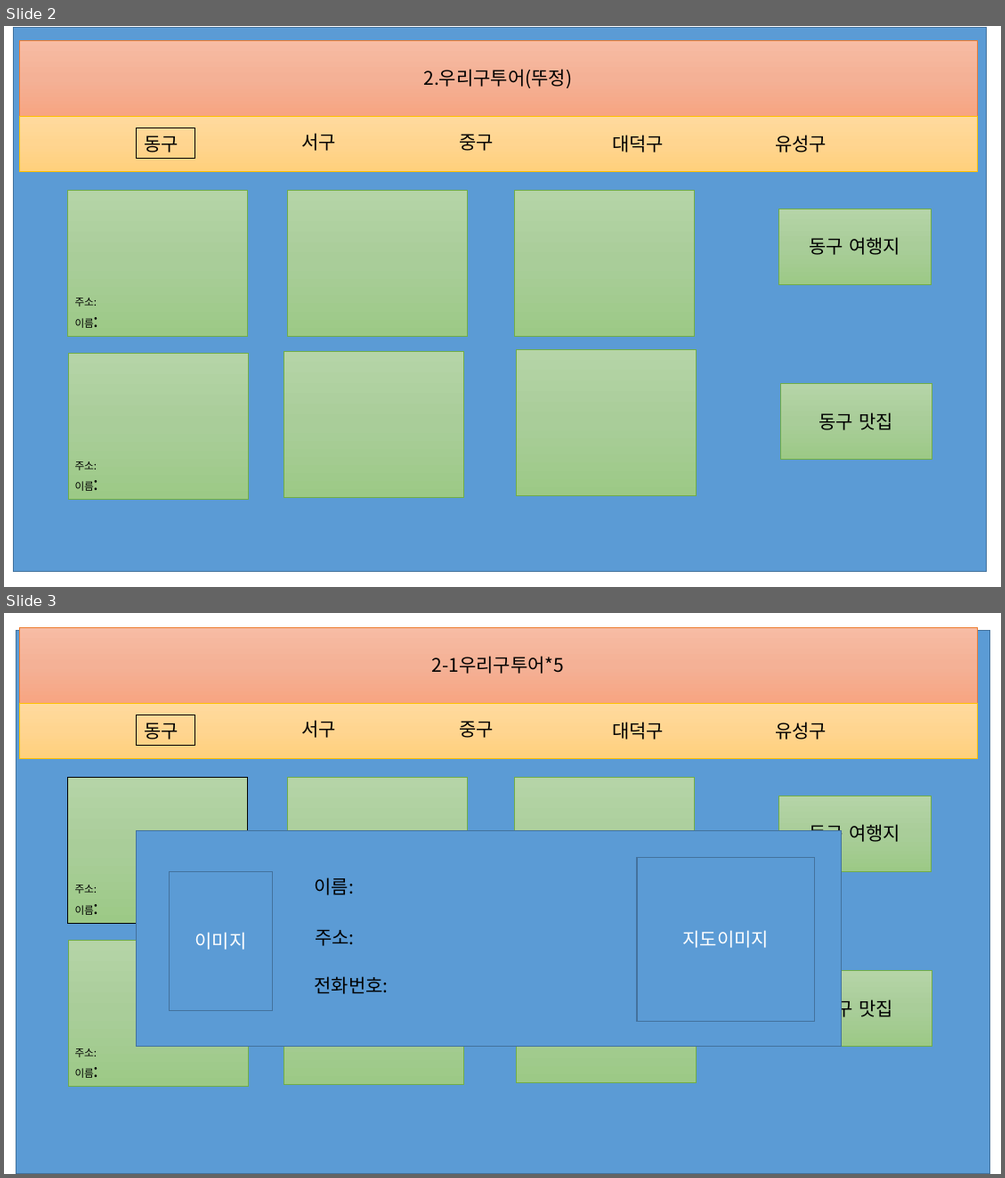
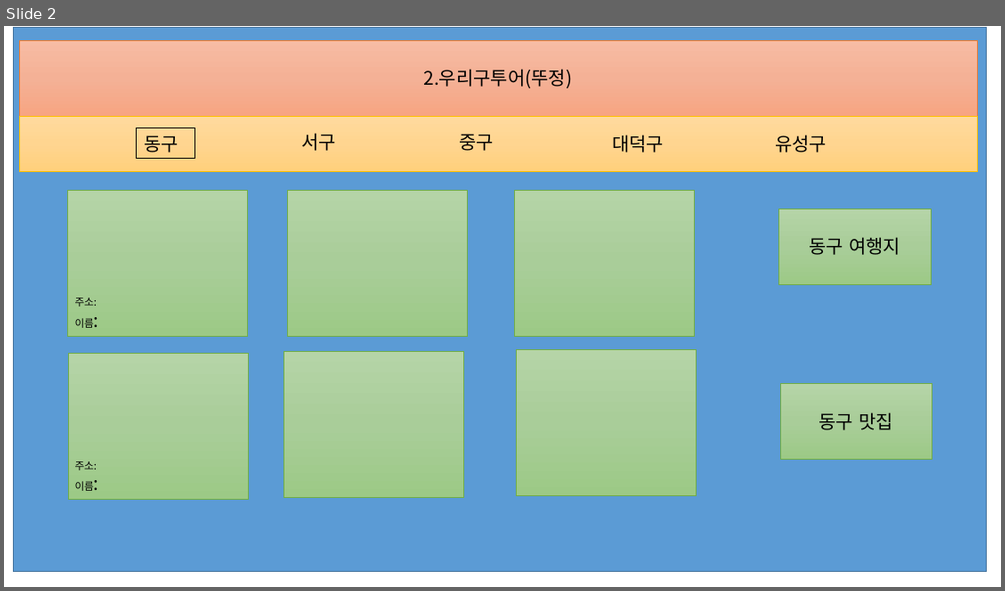
Before and after one commit to jjang-youngju/mproject-1031-1110-, a slide deck: 1031-1110/여행(매탈팀).pptx. Shown one above the other, each under a label of ours: slides 2 and 3 before the commit, slide 2 after it. The pictures are 1005x1178 and 1005x591 pixels, drawn with LibreOffice and Linux fonts; fonts in the diff are those of the drawing. Boxes give left, top, right and bottom in pixels: in the first picture for what was removed or moved away, otherwise in the second. Text is boxed around its words. In the diff, an @@ line names an element or a change of style, - is before the commit and + after.

```diff
--- a/1031-1110/여행(매탈팀).pptx
+++ b/1031-1110/여행(매탈팀).pptx
@@ slide 3 removed at box(4, 613, 1001, 1174), background #FFFFFF @@
@@ rectangle removed at box(16, 630, 989, 1174) @@
@@ rectangle removed at box(19, 627, 977, 703) @@
-2-1우리구투어*5
@@ rectangle removed at box(19, 703, 977, 758) @@
@@ rectangle removed at box(137, 715, 194, 746) @@
-동구
@@ text removed at box(301, 720, 336, 738) @@
-서구
@@ text removed at box(460, 721, 494, 738) @@
-중구
@@ text removed at box(612, 722, 663, 739) @@
-대덕구
@@ text removed at box(775, 722, 826, 739) @@
-유성구
@@ rectangle removed at box(67, 777, 247, 923) @@
@@ rectangle removed at box(287, 777, 467, 923) @@
@@ rectangle removed at box(515, 777, 695, 923) @@
@@ rectangle removed at box(778, 795, 930, 871) @@
-동구 여행지
@@ rectangle removed at box(137, 831, 841, 1046) @@
@@ rectangle removed at box(170, 871, 272, 1010) @@
-이미지
@@ text removed at box(314, 877, 353, 895) @@
-이름:
@@ rectangle removed at box(637, 858, 814, 1021) @@
-지도이미지
@@ text removed at box(75, 884, 97, 915) @@
-주소:
-이름:
@@ text removed at box(315, 930, 354, 946) @@
-주소:
@@ rectangle removed at box(68, 940, 248, 1086) @@
@@ rectangle removed at box(284, 938, 464, 1084) @@
@@ rectangle removed at box(517, 936, 696, 1082) @@
@@ text removed at box(314, 976, 388, 994) @@
-전화번호:
@@ rectangle removed at box(780, 971, 932, 1046) @@
-동구 맛집
@@ text removed at box(75, 1048, 97, 1078) @@
-주소:
-이름:
```
Also in this commit, not shown: 1 slide changed.
